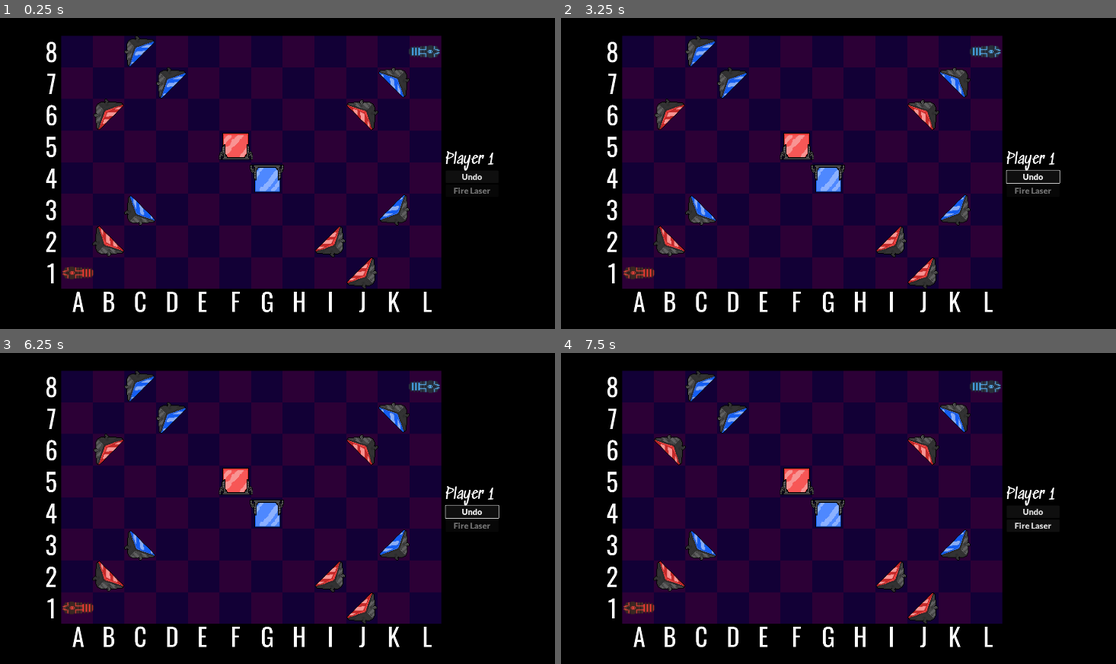
Above: before the commit, frames 1-4 (two rows, left to right).
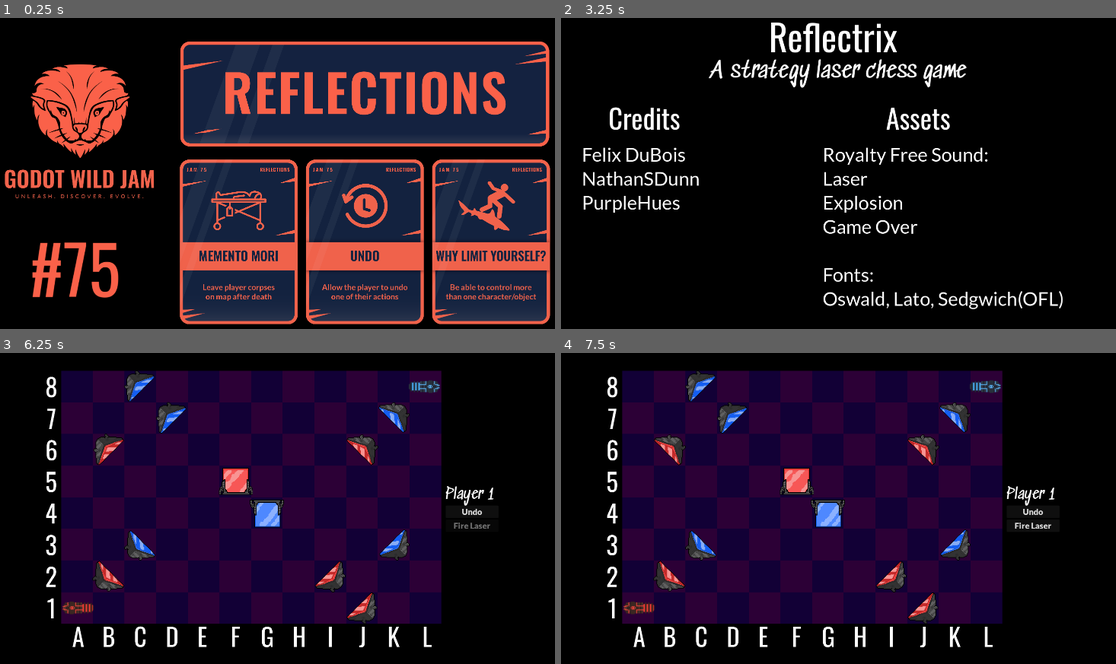
Above: after the commit, the same moments.

Repository: mzbrubak/Reflectix
Game: Godot game, scene res://Scenes/main.tscn
Same seed, same stepped clock (60 frames per second), same inputs: the game is played once before the commit and once after it.
Inputs (mouse positions are in pixels of both pictures, inside the frame that each line leads up to):
- Up to frame 1 (0.25 s): no input
- Up to frame 2 (3.25 s): click (1032, 176) at 0.5 s, where only the run before the commit has a clickable "Undo"; click (1032, 176) at 1.25 s, where only the run before the commit has a clickable "Undo"; click (1032, 176) at 2 s, where only the run before the commit has a clickable "Undo"; tap Enter at 2.75 s; move the mouse to (977, 161) at 2.77 s; click (977, 161) at 2.92 s
- Up to frame 3 (6.25 s): tap Space at 3.5, 5 s; move the mouse to (160, 530) at 3.52 s; click (160, 530) at 3.67 s; tap Enter at 4.25, 5.75 s; move the mouse to (344, 436) at 4.27 s; click (344, 436) at 4.42 s; move the mouse to (249, 580) at 5.02 s; click (249, 580) at 5.17 s; move the mouse to (466, 564) at 5.77 s; click (466, 564) at 5.92 s
- Up to frame 4 (7.5 s): tap Space at 6.5 s; move the mouse to (660, 461) at 6.52 s; click (660, 461) at 6.67 s; click (1032, 573) at 7.25 s

The runs differ from the first frame. In frame 1, 80% of the frame differs, in the area x 0-100%, y 5-99%; in frame 2, 58%; in frame 3, less than 0.1%; in frame 4, nothing differs.

Commit message:
Rematch button works
note: I turned the splash and credits on for demonstration purposes.  I expect us to turn them off pretty quick

Diff:
--- a/Scenes/main.gd
+++ b/Scenes/main.gd
@@ -9,11 +9,13 @@
 # Called when the node enters the scene tree for the first time.
 func _ready():
 	#splash
-	await get_tree().create_timer(0).timeout
+	if SignalBus.already_seen_splash==false:
+		await get_tree().create_timer(3).timeout
 	$Splash/Theme.visible = false
-	await get_tree().create_timer(0).timeout
+	if SignalBus.already_seen_splash==false:
+		await get_tree().create_timer(3).timeout
 	$Splash/Credits.visible = false
-
+	SignalBus.already_seen_splash=true
 	$UI.visible=true#so I can hide it in editor
 	endturn.connect(P1Laser.fire_laser)
 	P1Laser.laser_fired.connect(post_laser_fired)
@@ -68,3 +70,8 @@
 		$Splash/RedWins.visible = true
 	elif state == false:
 		$Splash/BlueWins.visible = true
+
+
+func _on_rematch_pressed():
+	SignalBus.rematch()
+	get_tree().reload_current_scene()
--- a/Scenes/main.tscn
+++ b/Scenes/main.tscn
@@ -261,3 +261,6 @@
 theme_override_fonts/font = ExtResource("18_5oqf6")
 theme_override_font_sizes/font_size = 122
 text = "Rematch?"
+
+[connection signal="pressed" from="Splash/RedWins/Button" to="." method="_on_rematch_pressed"]
+[connection signal="pressed" from="Splash/BlueWins/Button" to="." method="_on_rematch_pressed"]
--- /dev/null
+++ b/Scenes/rematch.gd
@@ -0,0 +1,11 @@
+extends Button
+
+
+# Called when the node enters the scene tree for the first time.
+func _ready():
+	pass # Replace with function body.
+
+
+# Called every frame. 'delta' is the elapsed time since the previous frame.
+func _process(delta):
+	pass
--- a/global/SignalBus.gd
+++ b/global/SignalBus.gd
@@ -13,6 +13,7 @@
 var piece_location = null
 var has_move_been_made:bool = false
 var piece_rotation_state=null
+var already_seen_splash=false
 
 # Called when the node enters the scene tree for the first time.
 func _ready() -> void:
@@ -21,3 +22,8 @@
 # Called every frame. 'delta' is the elapsed time since the previous frame.
 func _process(delta: float) -> void:
 	pass
+
+func rematch():
+	piece_location=null
+	has_move_been_made=false
+	piece_rotation_state=null
